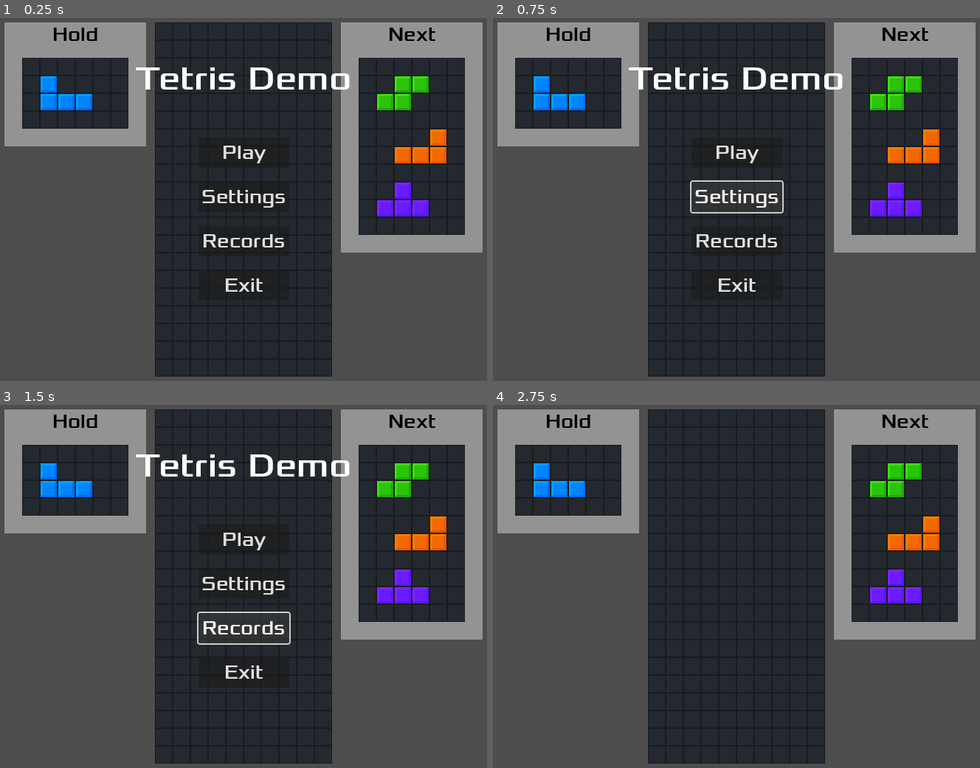
Above: before the commit, frames 1-4 (two rows, left to right).
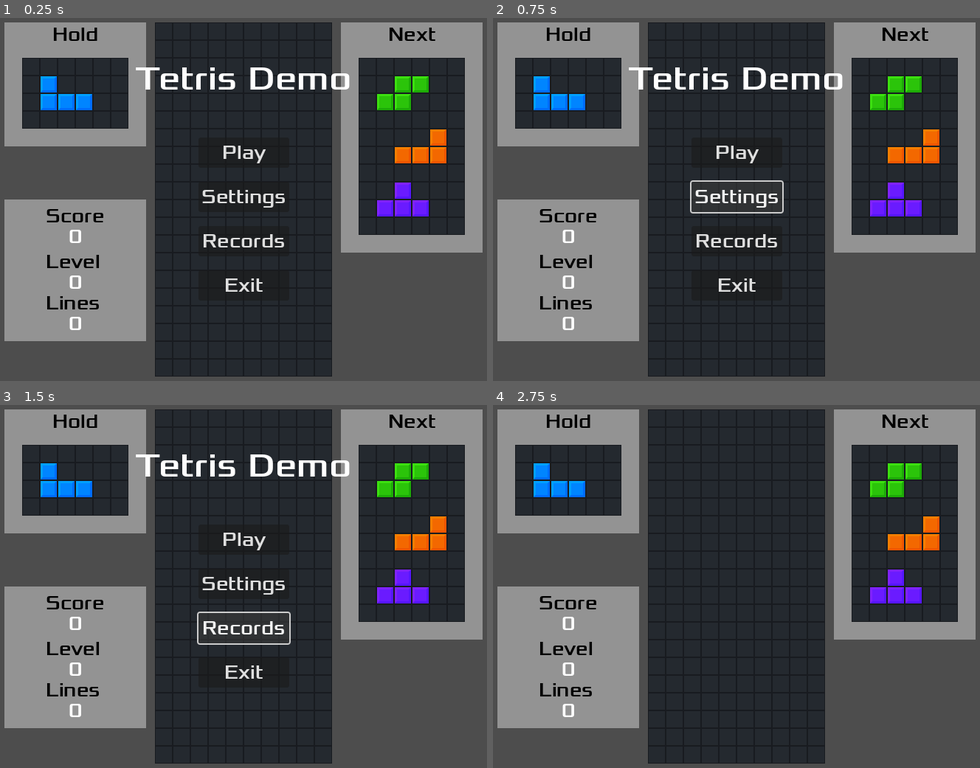
Above: after the commit, the same moments.

Repository: chiangwanyi/godot_02_tetris
Game: Godot game, scene res://Scenes/main.tscn
The game is run twice, just before and just after one commit, with the same random seed, the same clock (stepped at 60 frames per second) and the same inputs.
Inputs:
- Up to frame 1 (0.25 s): no input
- Up to frame 2 (0.75 s): click "Settings" at 0.5 s
- Up to frame 3 (1.5 s): click "Records" at 1.25 s
- Up to frame 4 (2.75 s): click "Play" at 2 s

The runs differ from the first frame. In frame 1, 11% of the frame differs, in the area x 0-30%, y 50-90%; in frame 2, 11%; in frame 3, 11%; in frame 4, 11%.

Commit message:
计分HUD

Diff:
--- a/Scenes/main.tscn
+++ b/Scenes/main.tscn
@@ -50,10 +50,10 @@
 
 [node name="HUD" type="Node" parent="."]
 
-[node name="GameReady" type="CanvasLayer" parent="HUD"]
+[node name="Ready" type="CanvasLayer" parent="HUD"]
 script = ExtResource("2_8jv4t")
 
-[node name="Title" type="Label" parent="HUD/GameReady"]
+[node name="Title" type="Label" parent="HUD/Ready"]
 anchors_preset = 5
 anchor_left = 0.5
 anchor_right = 0.5
@@ -69,7 +69,7 @@
 vertical_alignment = 1
 autowrap_mode = 2
 
-[node name="Play" type="Button" parent="HUD/GameReady"]
+[node name="Play" type="Button" parent="HUD/Ready"]
 anchors_preset = 8
 anchor_left = 0.5
 anchor_top = 0.5
@@ -86,7 +86,7 @@
 theme_override_font_sizes/font_size = 26
 text = "Play"
 
-[node name="Settings" type="Button" parent="HUD/GameReady"]
+[node name="Settings" type="Button" parent="HUD/Ready"]
 anchors_preset = 7
 anchor_left = 0.5
 anchor_top = 1.0
@@ -102,7 +102,7 @@
 theme_override_font_sizes/font_size = 26
 text = "Settings"
 
-[node name="GameRecords" type="Button" parent="HUD/GameReady"]
+[node name="GameRecords" type="Button" parent="HUD/Ready"]
 anchors_preset = 7
 anchor_left = 0.5
 anchor_top = 1.0
@@ -118,7 +118,7 @@
 theme_override_font_sizes/font_size = 26
 text = "Records"
 
-[node name="Exit" type="Button" parent="HUD/GameReady"]
+[node name="Exit" type="Button" parent="HUD/Ready"]
 anchors_preset = 7
 anchor_left = 0.5
 anchor_top = 1.0
@@ -134,9 +134,9 @@
 theme_override_font_sizes/font_size = 26
 text = "Exit"
 
-[node name="Main" type="CanvasLayer" parent="HUD"]
-
-[node name="HoldPanel" type="ColorRect" parent="HUD/Main"]
+[node name="Hold" type="CanvasLayer" parent="HUD"]
+
+[node name="Panel" type="ColorRect" parent="HUD/Hold"]
 offset_left = 12.0
 offset_top = 24.0
 offset_right = 204.0
@@ -144,13 +144,13 @@
 size_flags_horizontal = 0
 color = Color(1, 1, 1, 0.396078)
 
-[node name="Hold" type="TileMap" parent="HUD/Main/HoldPanel"]
+[node name="Hold" type="TileMap" parent="HUD/Hold/Panel"]
 scale = Vector2(0.5, 0.5)
 tile_set = SubResource("TileSet_qlsct")
 format = 2
 layer_0/tile_data = PackedInt32Array(131073, 262145, 0, 131074, 262145, 0, 131075, 262145, 0, 131076, 262145, 0, 131077 …(353 unchanged characters)…
 
-[node name="Label" type="Label" parent="HUD/Main/HoldPanel"]
+[node name="Label" type="Label" parent="HUD/Hold/Panel"]
 layout_mode = 1
 anchors_preset = 5
 anchor_left = 0.5
@@ -164,7 +164,9 @@
 theme_override_font_sizes/font_size = 26
 text = "Hold"
 
-[node name="NextPanel" type="ColorRect" parent="HUD/Main"]
+[node name="Next" type="CanvasLayer" parent="HUD"]
+
+[node name="Panel" type="ColorRect" parent="HUD/Next"]
 offset_left = 468.0
 offset_top = 24.0
 offset_right = 660.0
@@ -172,13 +174,13 @@
 size_flags_horizontal = 0
 color = Color(1, 1, 1, 0.396078)
 
-[node name="Next" type="TileMap" parent="HUD/Main/NextPanel"]
+[node name="Next" type="TileMap" parent="HUD/Next/Panel"]
 scale = Vector2(0.5, 0.5)
 tile_set = SubResource("TileSet_qlsct")
 format = 2
 layer_0/tile_data = PackedInt32Array(131073, 262145, 0, 131074, 262145, 0, 131075, 262145, 0, 131076, 262145, 0, 131077 …(1037 unchanged characters)…
 
-[node name="Label" type="Label" parent="HUD/Main/NextPanel"]
+[node name="Label" type="Label" parent="HUD/Next/Panel"]
 layout_mode = 1
 anchors_preset = 5
 anchor_left = 0.5
@@ -192,13 +194,116 @@
 theme_override_font_sizes/font_size = 26
 text = "Next"
 
+[node name="Score" type="CanvasLayer" parent="HUD"]
+
+[node name="Panel" type="ColorRect" parent="HUD/Score"]
+offset_left = 12.0
+offset_top = 264.0
+offset_right = 204.0
+offset_bottom = 456.0
+size_flags_horizontal = 0
+color = Color(1, 1, 1, 0.396078)
+
+[node name="ScoreLabel" type="Label" parent="HUD/Score/Panel"]
+layout_mode = 1
+anchors_preset = 5
+anchor_left = 0.5
+anchor_right = 0.5
+offset_left = -40.0
+offset_top = 6.0
+offset_right = 40.0
+offset_bottom = 42.0
+grow_horizontal = 2
+theme_override_colors/font_color = Color(0, 0, 0, 1)
+theme_override_fonts/font = ExtResource("3_6tk8q")
+theme_override_font_sizes/font_size = 26
+text = "Score"
+
+[node name="ScoreValue" type="Label" parent="HUD/Score/Panel"]
+layout_mode = 1
+anchors_preset = 5
+anchor_left = 0.5
+anchor_right = 0.5
+offset_left = -40.0
+offset_top = 34.0
+offset_right = 40.0
+offset_bottom = 70.0
+grow_horizontal = 2
+theme_override_colors/font_color = Color(1, 1, 1, 1)
+theme_override_fonts/font = ExtResource("3_6tk8q")
+theme_override_font_sizes/font_size = 26
+text = "0"
+horizontal_alignment = 1
+
+[node name="LevelLable" type="Label" parent="HUD/Score/Panel"]
+layout_mode = 1
+anchors_preset = 5
+anchor_left = 0.5
+anchor_right = 0.5
+offset_left = -40.0
+offset_top = 68.0
+offset_right = 40.0
+offset_bottom = 104.0
+grow_horizontal = 2
+theme_override_colors/font_color = Color(0, 0, 0, 1)
+theme_override_fonts/font = ExtResource("3_6tk8q")
+theme_override_font_sizes/font_size = 26
+text = "Level"
+
+[node name="LevelValue" type="Label" parent="HUD/Score/Panel"]
+layout_mode = 1
+anchors_preset = 5
+anchor_left = 0.5
+anchor_right = 0.5
+offset_left = -40.0
+offset_top = 96.0
+offset_right = 40.0
+offset_bottom = 132.0
+grow_horizontal = 2
+theme_override_colors/font_color = Color(1, 1, 1, 1)
+theme_override_fonts/font = ExtResource("3_6tk8q")
+theme_override_font_sizes/font_size = 26
+text = "0"
+horizontal_alignment = 1
+
+[node name="LinesLable" type="Label" parent="HUD/Score/Panel"]
+layout_mode = 1
+anchors_preset = 5
+anchor_left = 0.5
+anchor_right = 0.5
+offset_left = -40.0
+offset_top = 124.0
+offset_right = 40.0
+offset_bottom = 160.0
+grow_horizontal = 2
+theme_override_colors/font_color = Color(0, 0, 0, 1)
+theme_override_fonts/font = ExtResource("3_6tk8q")
+theme_override_font_sizes/font_size = 26
+text = "Lines"
+
+[node name="LinesValue" type="Label" parent="HUD/Score/Panel"]
+layout_mode = 1
+anchors_preset = 5
+anchor_left = 0.5
+anchor_right = 0.5
+offset_left = -40.0
+offset_top = 152.0
+offset_right = 40.0
+offset_bottom = 188.0
+grow_horizontal = 2
+theme_override_colors/font_color = Color(1, 1, 1, 1)
+theme_override_fonts/font = ExtResource("3_6tk8q")
+theme_override_font_sizes/font_size = 26
+text = "0"
+horizontal_alignment = 1
+
 [node name="GameStateMachine" type="Node" parent="."]
 script = ExtResource("2_yx03t")
 start_state = NodePath("Ready")
 
 [node name="Ready" type="Node" parent="GameStateMachine" node_paths=PackedStringArray("hud")]
 script = ExtResource("3_o4k83")
-hud = NodePath("../../HUD/GameReady")
+hud = NodePath("../../HUD/Ready")
 
 [node name="Playing" type="Node" parent="GameStateMachine"]
 script = ExtResource("5_fq3lx")
@@ -228,6 +333,6 @@
 layer_1/z_index = 0
 layer_1/tile_data = PackedInt32Array()
 
-[connection signal="pressed" from="HUD/GameReady/Play" to="HUD/GameReady" method="_on_play_pressed" flags=18]
+[connection signal="pressed" from="HUD/Ready/Play" to="HUD/Ready" method="_on_play_pressed" flags=18]
 [connection signal="timeout" from="TetrominoDownTimer" to="." method="down_tetromino"]
 [connection signal="timeout" from="InputTimer" to="." method="_on_input_timer_timeout"]
